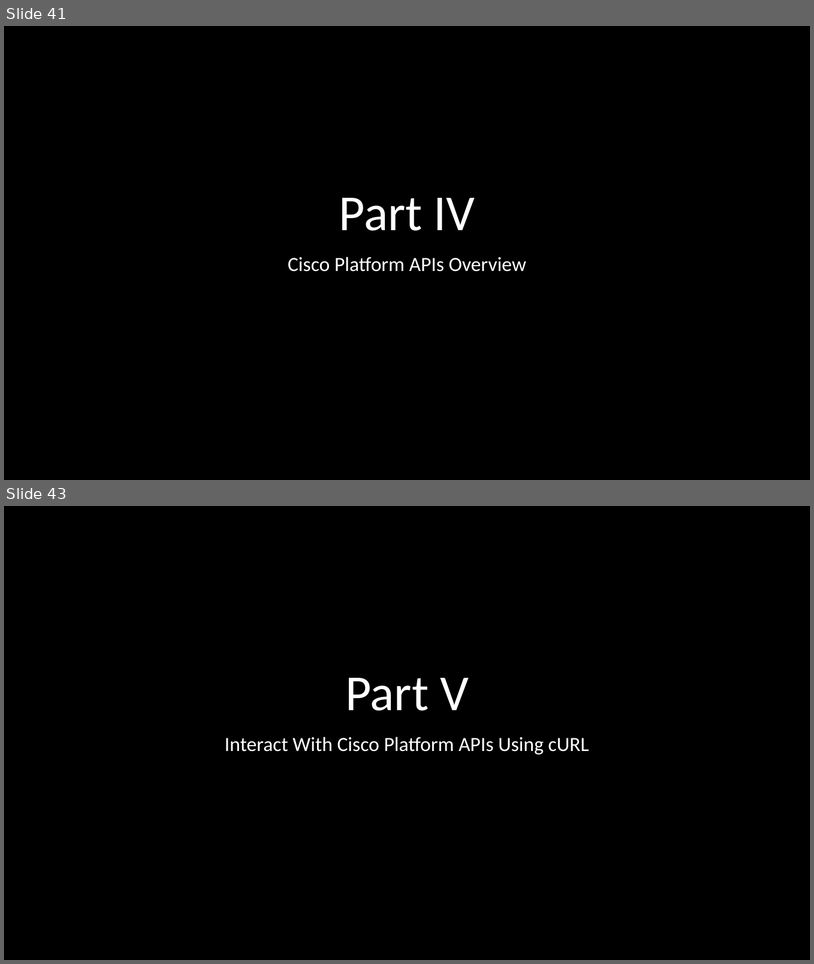
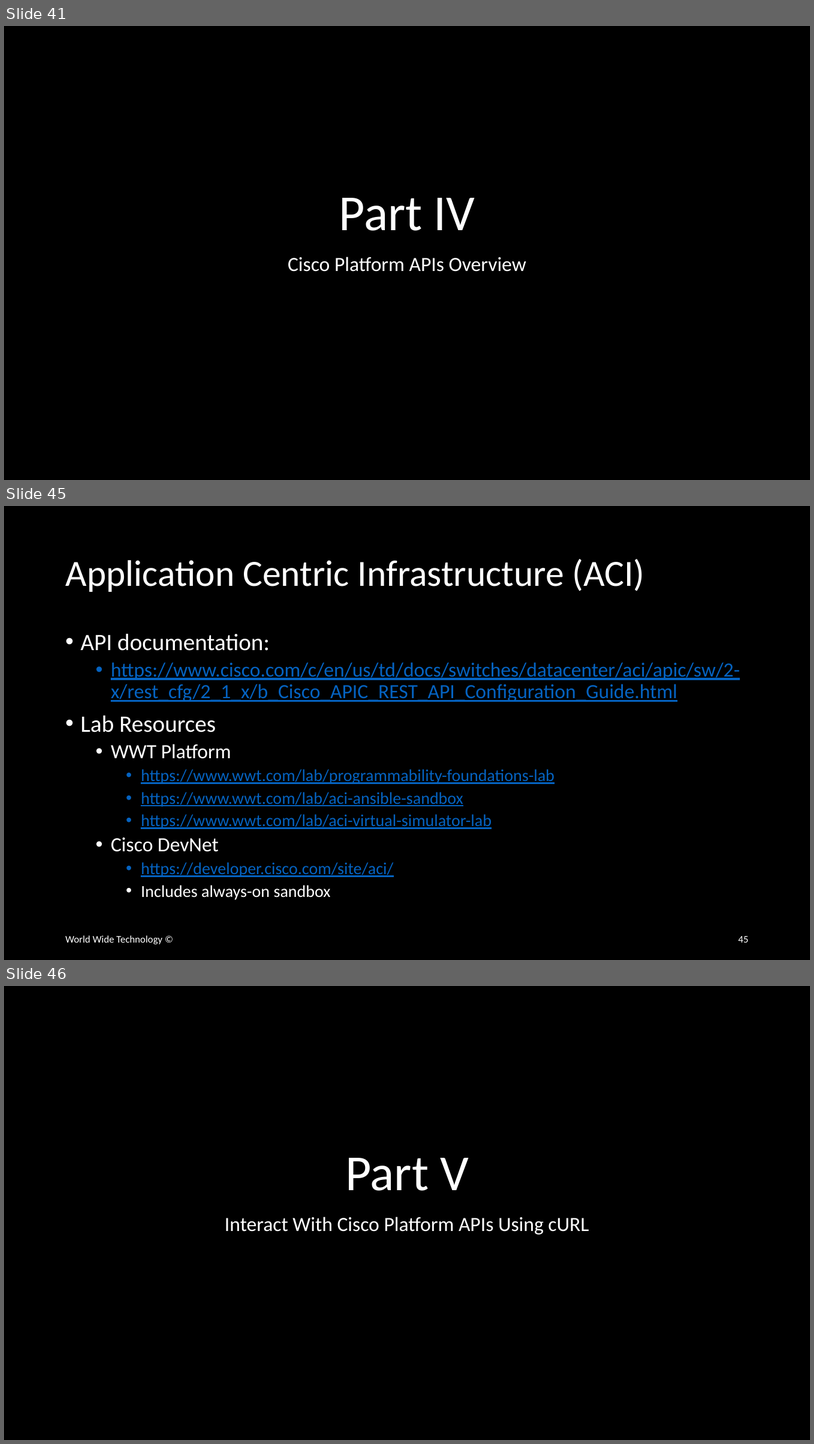
Before and after one commit to wwt/curl-requests-foundations, a slide deck: curl-requests-foundations.pptx. Shown one above the other, each under a label of ours: slides 41 and 43 before the commit, slides 41, 45 and 46 after it; the slides between them are not shown. The pictures are 814x964 and 814x1444 pixels, drawn with LibreOffice and Linux fonts; fonts in the diff are those of the drawing. Boxes give left, top, right and bottom in pixels: in the first picture for what was removed or moved away, otherwise in the second. Text is boxed around its words. In the diff, an @@ line names an element or a change of style, - is before the commit and + after.

Commit message:
Added ACI slides to Platform Overview section

```diff
--- a/curl-requests-foundations.pptx
+++ b/curl-requests-foundations.pptx
@@ slide 45 added at <box>4,506,810,960</box>, background #000000 @@
@@ title added at <box>65,559,645,592</box>, 44 pt, text #FFFFFF @@
+Application Centric Infrastructure (ACI)
@@ text added at <box>81,633,740,900</box>, 20 pt, text #0563C1, underline @@
+• API documentation:
+  • https://www.cisco.com/c/en/us/td/docs/switches/datacenter/aci/apic/sw/2-x/rest_cfg/2_1_x/b_Cisco_APIC_REST_API_Configuration_Guide.html
+• Lab Resources
+  • WWT Platform
+    • https://www.wwt.com/lab/programmability-foundations-lab
+    • https://www.wwt.com/lab/aci-ansible-sandbox
+    • https://www.wwt.com/lab/aci-virtual-simulator-lab
+  • Cisco DevNet
+    • https://developer.cisco.com/site/aci/
+    • Includes always-on sandbox
@@ text added at <box>65,935,162,944</box>, 12 pt, text #FFFFFF @@
+World Wide Technology ©
@@ page number added at <box>738,936,749,942</box>, 12 pt, text #FFFFFF @@
+45
@@ what was slide 43 is now slide 46 @@
```
Also in this commit, not shown: 1 slide changed, 2 other slides added.
